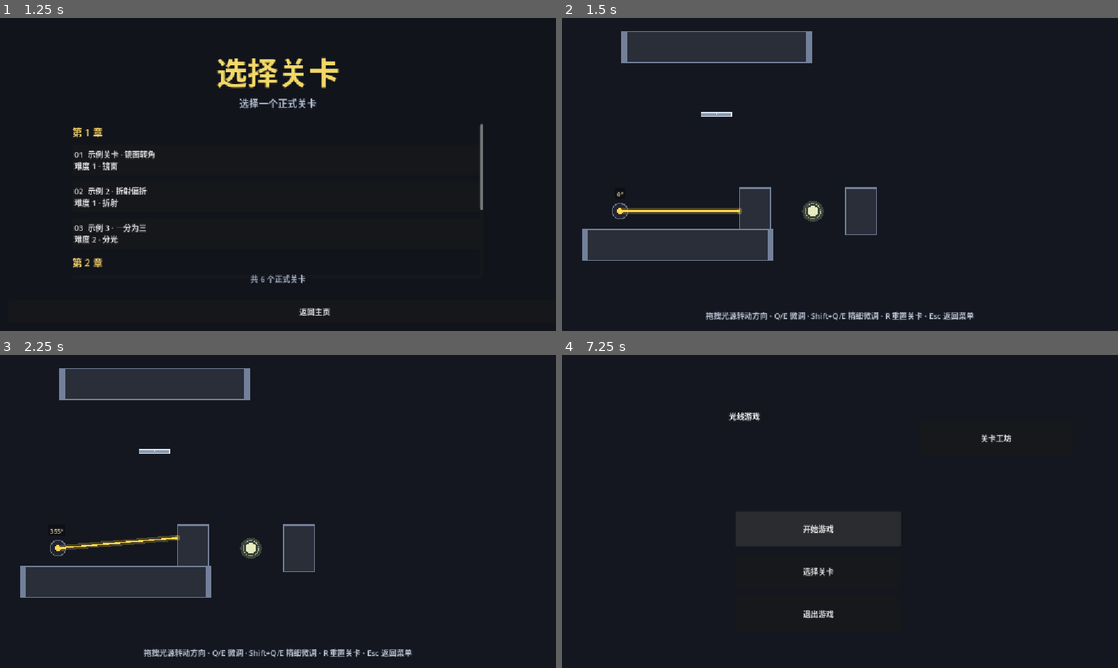
Above: before the commit, frames 1-4 (two rows, left to right).
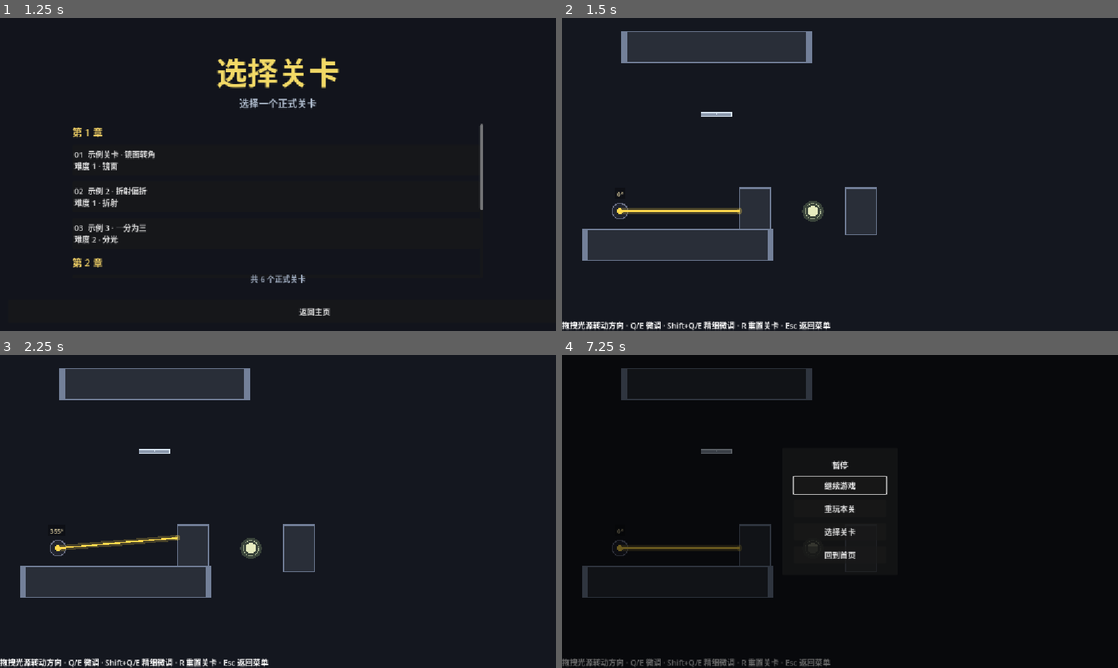
Above: after the commit, the same moments.

Repository: kzayabc01-byte/game
Game: Godot game, scene res://scenes/MainMenu/MainMenu.tscn
Two runs of this game, one before a commit and one after it. Both use one fixed random seed, a clock stepped at 60 frames per second and the inputs below.
Inputs (mouse positions are in pixels of both pictures, inside the frame that each line leads up to):
- Up to frame 1 (1.25 s): click "选择关卡" at 0.5 s
- Up to frame 2 (1.5 s): click "01 示例关卡 · 镜面转角 难度 1 · 镜面" at 1.25 s
- Up to frame 3 (2.25 s): tap Enter at 2 s; move the mouse to (400, 495) at 2.02 s; hold Right from 2.03 s (still down); tap Q (rotate_ccw) at 2.1 s; click (400, 495) at 2.17 s
- Up to frame 4 (7.25 s): tap Up at 2.27, 5.27 s; release Right at 2.75 s; tap R (reset_level) at 2.75, 3.5, 4.25, 5, 5.65, 5.75 s; drag from (728, 527) to (812, 574) at 2.77 s; move the mouse to (895, 442) at 3.52 s; hold Left 3.53-4.25 s; hold Shift 3.53-4.25 s; click (895, 442) at 3.67 s; drag from (812, 574) to (673, 464) at 4.27 s; move the mouse to (1006, 558) at 5.02 s; hold Right 5.03-5.75 s; tap Z at 5.1 s; click (1006, 558) at 5.17 s; drag from (673, 464) to (812, 549) at 5.77 s; move the mouse to (867, 511) at 6.52 s; hold Right from 6.53 s (still down); tap O at 6.6 s; click (867, 511) at 6.67 s; tap Escape (ui_cancel) at 7.15 s

Frame 1 is identical in both runs. In frame 2, 1.6% of the frame differs, in the area x 0-75%, y 93-100%; in frame 3, 1.6%; in frame 4, 4.8%, in the area x 0-81%, y 4-100%.

Commit message:
建立了关卡暂停中页的连接 搭建了关卡选择地图和单个关卡的场景 但尚未与原有系统连接

Diff:
--- a/core/level_manager.gd
+++ b/core/level_manager.gd
@@ -16,12 +16,25 @@
 @export var next_level_scene: PackedScene
 @export var main_menu_scene: PackedScene = preload("res://scenes/MainMenu/MainMenu.tscn")
 
-var _win_label: Label
+const LEVEL_SELECT_SCENE := "res://scenes/LevelSelectPage/LevelSelectPage.tscn"
+
+@onready var _win_label: Label = $LevelHUD/WinLabel
+@onready var _pause_menu: CanvasLayer = $PauseMenu
+@onready var _resume_button: Button = $PauseMenu/Center/PanelContainer/Padding/Buttons/ResumeButton
+@onready var _restart_button: Button = $PauseMenu/Center/PanelContainer/Padding/Buttons/RestartButton
+@onready var _select_button: Button = $PauseMenu/Center/PanelContainer/Padding/Buttons/SelectButton
+@onready var _home_button: Button = $PauseMenu/Center/PanelContainer/Padding/Buttons/HomeButton
 var _won: bool = false
 
 
 func _ready() -> void:
-	_create_ui()
+	_win_label.hide()
+	_pause_menu.hide()
+	_pause_menu.process_mode = Node.PROCESS_MODE_ALWAYS
+	_resume_button.pressed.connect(_on_resume_pressed)
+	_restart_button.pressed.connect(_on_restart_pressed)
+	_select_button.pressed.connect(_on_select_pressed)
+	_home_button.pressed.connect(_on_home_pressed)
 	# 延后到所有节点 ready 之后再连接蚕茧，避免错过任何蚕茧
 	call_deferred("_connect_cocoons")
 
@@ -33,11 +46,38 @@
 			cocoon.activated.connect(_on_cocoon_activated)
 
 
-func _unhandled_input(event: InputEvent) -> void:
-	if event.is_action_pressed("reset_level"):
+func _input(event: InputEvent) -> void:
+	if SceneTransition.is_transitioning():
+		return
+	if event.is_action_pressed("ui_cancel"):
+		_set_paused(not _pause_menu.visible)
+		get_viewport().set_input_as_handled()
+	elif event.is_action_pressed("reset_level") and not _pause_menu.visible:
 		reset_level()
-	elif event.is_action_pressed("ui_cancel"):
-		get_tree().change_scene_to_packed(main_menu_scene)
+
+
+func _set_paused(should_pause: bool) -> void:
+	_pause_menu.visible = should_pause
+	get_tree().paused = should_pause
+	if should_pause:
+		_resume_button.grab_focus()
+
+
+func _on_resume_pressed() -> void:
+	_set_paused(false)
+
+
+func _on_restart_pressed() -> void:
+	SceneTransition.restart_current_scene()
+
+
+func _on_select_pressed() -> void:
+	LevelSelectPage.open_workshop_on_entry = false
+	SceneTransition.change_to_file(LEVEL_SELECT_SCENE)
+
+
+func _on_home_pressed() -> void:
+	SceneTransition.change_to_packed(main_menu_scene)
 
 
 ## 重置整个关卡：光源回到初始角度，机关回到初始状态
@@ -56,35 +96,5 @@
 	_win_label.text = "%s 完成！蚕茧已激发" % level_name
 	_win_label.show()
 	if next_level_scene != null:
-		await get_tree().create_timer(1.5).timeout
+		await get_tree().create_timer(1.5, false).timeout
 		get_tree().change_scene_to_packed(next_level_scene)
-
-
-func _create_ui() -> void:
-	var ui := CanvasLayer.new()
-	ui.layer = 10
-	add_child(ui)
-
-	_win_label = Label.new()
-	_win_label.set_anchors_preset(Control.PRESET_CENTER)
-	_win_label.offset_left = -400.0
-	_win_label.offset_right = 400.0
-	_win_label.offset_top = -70.0
-	_win_label.offset_bottom = 70.0
-	_win_label.horizontal_alignment = HORIZONTAL_ALIGNMENT_CENTER
-	_win_label.vertical_alignment = VERTICAL_ALIGNMENT_CENTER
-	_win_label.add_theme_font_size_override("font_size", 48)
-	_win_label.add_theme_color_override("font_color", Color(0.95, 0.88, 0.55))
-	_win_label.add_theme_color_override("font_outline_color", Color(0.08, 0.08, 0.1))
-	_win_label.add_theme_constant_override("outline_size", 10)
-	_win_label.hide()
-	ui.add_child(_win_label)
-
-	var hint := Label.new()
-	hint.set_anchors_preset(Control.PRESET_BOTTOM_WIDE)
-	hint.offset_top = -44.0
-	hint.horizontal_alignment = HORIZONTAL_ALIGNMENT_CENTER
-	hint.text = "拖拽光源转动方向 · Q/E 微调 · Shift+Q/E 精细微调 · R 重置关卡 · Esc 返回菜单"
-	hint.add_theme_font_size_override("font_size", 16)
-	hint.add_theme_color_override("font_color", Color(0.72, 0.75, 0.82))
-	ui.add_child(hint)
--- /dev/null
+++ b/core/scene_transition.gd
@@ -0,0 +1,59 @@
+extends CanvasLayer
+
+## 场景切换时保留在画面最上层：先渐隐，再换场景，最后渐显。
+@export_range(0.05, 2.0, 0.05) var duration: float = 0.35
+
+@onready var _fade: ColorRect = $Fade
+
+var _busy := false
+
+
+func is_transitioning() -> bool:
+	return _busy
+
+
+func restart_current_scene() -> void:
+	var current := get_tree().current_scene
+	if current == null or current.scene_file_path.is_empty():
+		push_error("无法重玩：当前关卡没有场景文件路径。")
+		return
+	change_to_file(current.scene_file_path)
+
+
+func change_to_file(path: String) -> void:
+	if _busy:
+		return
+	var scene := load(path) as PackedScene
+	if scene == null:
+		push_error("无法加载场景：" + path)
+		return
+	change_to_packed(scene)
+
+
+func change_to_packed(scene: PackedScene) -> void:
+	if _busy or scene == null:
+		return
+	_busy = true
+	var transparent := _fade.color
+	transparent.a = 0.0
+	_fade.color = transparent
+	_fade.show()
+
+	var fade_out := create_tween().set_pause_mode(Tween.TWEEN_PAUSE_PROCESS)
+	fade_out.tween_property(_fade, "color:a", 1.0, duration)
+	await fade_out.finished
+
+	var was_paused := get_tree().paused
+	get_tree().paused = false
+	var result := get_tree().change_scene_to_packed(scene)
+	if result != OK:
+		push_error("切换场景失败，错误码：" + str(result))
+		get_tree().paused = was_paused
+	else:
+		await get_tree().process_frame
+
+	var fade_in := create_tween().set_pause_mode(Tween.TWEEN_PAUSE_PROCESS)
+	fade_in.tween_property(_fade, "color:a", 0.0, duration)
+	await fade_in.finished
+	_fade.hide()
+	_busy = false
--- a/project.godot
+++ b/project.godot
@@ -22,6 +22,7 @@
 [autoload]
 
 GameEvents="*res://core/game_events.gd"
+SceneTransition="*res://scenes/SceneTransition.tscn"
 
 [display]
 
--- /dev/null
+++ b/scenes/LevelSelectPage/LevelMarker.tscn
@@ -0,0 +1,91 @@
+[gd_scene load_steps=2 format=3]
+
+[sub_resource type="StyleBoxEmpty" id="StyleBoxEmpty_button"]
+
+[node name="LevelMarker" type="Control"]
+custom_minimum_size = Vector2(96, 160)
+layout_mode = 0
+offset_right = 96.0
+offset_bottom = 160.0
+mouse_filter = 2
+
+[node name="HitButton" type="Button" parent="."]
+layout_mode = 0
+offset_right = 96.0
+offset_bottom = 96.0
+mouse_default_cursor_shape = 2
+theme_override_styles/normal = SubResource("StyleBoxEmpty_button")
+theme_override_styles/hover = SubResource("StyleBoxEmpty_button")
+theme_override_styles/pressed = SubResource("StyleBoxEmpty_button")
+theme_override_styles/disabled = SubResource("StyleBoxEmpty_button")
+flat = true
+
+[node name="Visual" type="Control" parent="HitButton"]
+layout_mode = 1
+anchors_preset = 15
+anchor_right = 1.0
+anchor_bottom = 1.0
+grow_horizontal = 2
+grow_vertical = 2
+pivot_offset = Vector2(48, 48)
+mouse_filter = 2
+
+[node name="Ring" type="TextureRect" parent="HitButton/Visual"]
+layout_mode = 1
+anchors_preset = 15
+anchor_right = 1.0
+anchor_bottom = 1.0
+grow_horizontal = 2
+grow_vertical = 2
+mouse_filter = 2
+expand_mode = 1
+stretch_mode = 5
+
+[node name="CenterDot" type="TextureRect" parent="HitButton/Visual"]
+layout_mode = 0
+offset_left = 40.0
+offset_top = 40.0
+offset_right = 56.0
+offset_bottom = 56.0
+mouse_filter = 2
+expand_mode = 1
+stretch_mode = 5
+
+[node name="LockIcon" type="TextureRect" parent="HitButton/Visual"]
+visible = false
+layout_mode = 0
+offset_left = 36.0
+offset_top = 36.0
+offset_right = 60.0
+offset_bottom = 60.0
+mouse_filter = 2
+expand_mode = 1
+stretch_mode = 5
+
+[node name="OrbitPivot" type="Node2D" parent="HitButton/Visual"]
+position = Vector2(48, 48)
+
+[node name="OrbitDot" type="Sprite2D" parent="HitButton/Visual/OrbitPivot"]
+position = Vector2(40, 0)
+
+[node name="NumberLabel" type="Label" parent="."]
+layout_mode = 0
+offset_top = 104.0
+offset_right = 96.0
+offset_bottom = 128.0
+mouse_filter = 2
+text = "01"
+horizontal_alignment = 1
+vertical_alignment = 1
+
+[node name="NameLabel" type="Label" parent="."]
+layout_mode = 0
+offset_top = 128.0
+offset_right = 96.0
+offset_bottom = 160.0
+mouse_filter = 2
+text = "关卡名称"
+horizontal_alignment = 1
+vertical_alignment = 1
+
+[node name="AnimationPlayer" type="AnimationPlayer" parent="."]
--- /dev/null
+++ b/scenes/LevelSelectPage/LevelSelectMap.tscn
@@ -0,0 +1,212 @@
+[gd_scene load_steps=4 format=3]
+
+[sub_resource type="Gradient" id="Gradient_background"]
+colors = PackedColorArray(0.91, 0.88, 0.82, 1, 0.91, 0.88, 0.82, 1)
+
+[sub_resource type="GradientTexture2D" id="GradientTexture2D_background"]
+gradient = SubResource("Gradient_background")
+width = 2
+height = 2
+
+[sub_resource type="StyleBoxEmpty" id="StyleBoxEmpty_button"]
+
+[node name="LevelSelectMap" type="Control"]
+layout_mode = 3
+anchors_preset = 15
+anchor_right = 1.0
+anchor_bottom = 1.0
+grow_horizontal = 2
+grow_vertical = 2
+editor_description = "正式关卡选择地图。基础排版以 1152×648 为参考；章节切换和场景跳转待接入。"
+
+[node name="Background" type="TextureRect" parent="."]
+layout_mode = 1
+anchors_preset = 15
+anchor_right = 1.0
+anchor_bottom = 1.0
+grow_horizontal = 2
+grow_vertical = 2
+mouse_filter = 2
+texture = SubResource("GradientTexture2D_background")
+expand_mode = 1
+stretch_mode = 6
+editor_description = "当前为米色占位背景，可在 Texture 中替换成正式背景图片。"
+
+[node name="Title" type="Label" parent="."]
+layout_mode = 0
+offset_left = 64.0
+offset_top = 48.0
+offset_right = 384.0
+offset_bottom = 112.0
+mouse_filter = 2
+theme_override_colors/font_color = Color(0.17, 0.18, 0.18, 1)
+theme_override_font_sizes/font_size = 44
+text = "选择关卡"
+vertical_alignment = 1
+
+[node name="BackButton" type="Button" parent="."]
+layout_mode = 1
+anchor_left = 1.0
+anchor_right = 1.0
+offset_left = -168.0
+offset_top = 52.0
+offset_right = -64.0
+offset_bottom = 100.0
+grow_horizontal = 0
+mouse_default_cursor_shape = 2
+theme_override_colors/font_color = Color(0.17, 0.18, 0.18, 1)
+theme_override_colors/font_hover_color = Color(0.75, 0.43, 0.34, 1)
+theme_override_colors/font_pressed_color = Color(0.43, 0.28, 0.24, 1)
+theme_override_font_sizes/font_size = 22
+theme_override_styles/normal = SubResource("StyleBoxEmpty_button")
+theme_override_styles/hover = SubResource("StyleBoxEmpty_button")
+theme_override_styles/pressed = SubResource("StyleBoxEmpty_button")
+text = "返回"
+flat = true
+
+[node name="MapArea" type="Control" parent="."]
+layout_mode = 1
+anchors_preset = 15
+anchor_right = 1.0
+anchor_bottom = 1.0
+offset_left = 96.0
+offset_top = 168.0
+offset_right = -96.0
+offset_bottom = -144.0
+grow_horizontal = 2
+grow_vertical = 2
+mouse_filter = 2
+
+[node name="Chapter01" type="Control" parent="MapArea"]
+layout_mode = 1
+anchors_preset = 15
+anchor_right = 1.0
+anchor_bottom = 1.0
+grow_horizontal = 2
+grow_vertical = 2
+mouse_filter = 2
+
+[node name="Connections" type="Line2D" parent="MapArea/Chapter01"]
+width = 1.5
+default_color = Color(0.24, 0.25, 0.25, 0.45)
+antialiased = true
+editor_description = "第一章连接线。摆好入口后，在 Points 中设置各连接点。"
+
+[node name="Markers" type="Control" parent="MapArea/Chapter01"]
+layout_mode = 1
+anchors_preset = 15
+anchor_right = 1.0
+anchor_bottom = 1.0
+grow_horizontal = 2
+grow_vertical = 2
+mouse_filter = 2
+editor_description = "在这里实例化 LevelMarker.tscn，摆放第一章的关卡入口。"
+
+[node name="Chapter02" type="Control" parent="MapArea"]
+visible = false
+layout_mode = 1
+anchors_preset = 15
+anchor_right = 1.0
+anchor_bottom = 1.0
+grow_horizontal = 2
+grow_vertical = 2
+mouse_filter = 2
+
+[node name="Connections" type="Line2D" parent="MapArea/Chapter02"]
+width = 1.5
+default_color = Color(0.24, 0.25, 0.25, 0.45)
+antialiased = true
+editor_description = "第二章连接线。"
+
+[node name="Markers" type="Control" parent="MapArea/Chapter02"]
+layout_mode = 1
+anchors_preset = 15
+anchor_right = 1.0
+anchor_bottom = 1.0
+grow_horizontal = 2
+grow_vertical = 2
+mouse_filter = 2
+editor_description = "第二章关卡入口。编辑时先隐藏其他章节，再显示 Chapter02。"
+
+[node name="Chapter03" type="Control" parent="MapArea"]
+visible = false
+layout_mode = 1
+anchors_preset = 15
+anchor_right = 1.0
+anchor_bottom = 1.0
+grow_horizontal = 2
+grow_vertical = 2
+mouse_filter = 2
+
+[node name="Connections" type="Line2D" parent="MapArea/Chapter03"]
+width = 1.5
+default_color = Color(0.24, 0.25, 0.25, 0.45)
+antialiased = true
+editor_description = "第三章连接线。"
+
+[node name="Markers" type="Control" parent="MapArea/Chapter03"]
+layout_mode = 1
+anchors_preset = 15
+anchor_right = 1.0
+anchor_bottom = 1.0
+grow_horizontal = 2
+grow_vertical = 2
+mouse_filter = 2
+editor_description = "第三章关卡入口。编辑时先隐藏其他章节，再显示 Chapter03。"
+
+[node name="ChapterButtons" type="HBoxContainer" parent="."]
+layout_mode = 1
+anchor_left = 0.5
+anchor_top = 1.0
+anchor_right = 0.5
+anchor_bottom = 1.0
+offset_left = -270.0
+offset_top = -100.0
+offset_right = 270.0
+offset_bottom = -52.0
+grow_horizontal = 2
+grow_vertical = 0
+theme_override_constants/separation = 32
+alignment = 1
+
+[node name="Chapter01Button" type="Button" parent="ChapterButtons"]
+custom_minimum_size = Vector2(132, 48)
+layout_mode = 2
+mouse_default_cursor_shape = 2
+theme_override_colors/font_color = Color(0.17, 0.18, 0.18, 1)
+theme_override_colors/font_hover_color = Color(0.75, 0.43, 0.34, 1)
+theme_override_colors/font_pressed_color = Color(0.43, 0.28, 0.24, 1)
+theme_override_font_sizes/font_size = 22
+theme_override_styles/normal = SubResource("StyleBoxEmpty_button")
+theme_override_styles/hover = SubResource("StyleBoxEmpty_button")
+theme_override_styles/pressed = SubResource("StyleBoxEmpty_button")
+text = "第一章"
+flat = true
+
+[node name="Chapter02Button" type="Button" parent="ChapterButtons"]
+custom_minimum_size = Vector2(132, 48)
+layout_mode = 2
+mouse_default_cursor_shape = 2
+theme_override_colors/font_color = Color(0.43, 0.44, 0.43, 1)
+theme_override_colors/font_hover_color = Color(0.75, 0.43, 0.34, 1)
+theme_override_colors/font_pressed_color = Color(0.43, 0.28, 0.24, 1)
+theme_override_font_sizes/font_size = 22
+theme_override_styles/normal = SubResource("StyleBoxEmpty_button")
+theme_override_styles/hover = SubResource("StyleBoxEmpty_button")
+theme_override_styles/pressed = SubResource("StyleBoxEmpty_button")
+text = "第二章"
+flat = true
+
+[node name="Chapter03Button" type="Button" parent="ChapterButtons"]
+custom_minimum_size = Vector2(132, 48)
+layout_mode = 2
+mouse_default_cursor_shape = 2
+theme_override_colors/font_color = Color(0.43, 0.44, 0.43, 1)
+theme_override_colors/font_hover_color = Color(0.75, 0.43, 0.34, 1)
+theme_override_colors/font_pressed_color = Color(0.43, 0.28, 0.24, 1)
+theme_override_font_sizes/font_size = 22
+theme_override_styles/normal = SubResource("StyleBoxEmpty_button")
+theme_override_styles/hover = SubResource("StyleBoxEmpty_button")
+theme_override_styles/pressed = SubResource("StyleBoxEmpty_button")
+text = "第三章"
+flat = true
--- /dev/null
+++ b/scenes/SceneTransition.tscn
@@ -0,0 +1,18 @@
+[gd_scene load_steps=2 format=3]
+
+[ext_resource type="Script" path="res://core/scene_transition.gd" id="1_script"]
+
+[node name="SceneTransition" type="CanvasLayer"]
+process_mode = 3
+layer = 100
+script = ExtResource("1_script")
+
+[node name="Fade" type="ColorRect" parent="."]
+visible = false
+anchors_preset = 15
+anchor_right = 1.0
+anchor_bottom = 1.0
+grow_horizontal = 2
+grow_vertical = 2
+color = Color(0, 0, 0, 0)
+mouse_filter = 0
--- a/scenes/levels/level_base.tscn
+++ b/scenes/levels/level_base.tscn
@@ -78,7 +78,6 @@
 
 [node name="LevelHUD" type="CanvasLayer" parent="LevelManager" unique_id=1405151958]
 layer = 10
-visible = false
 
 [node name="WinLabel" type="Label" parent="LevelManager/LevelHUD" unique_id=1077408447]
 custom_minimum_size = Vector2(500, 100)
Not shown, added: core/scene_transition.gd.uid
